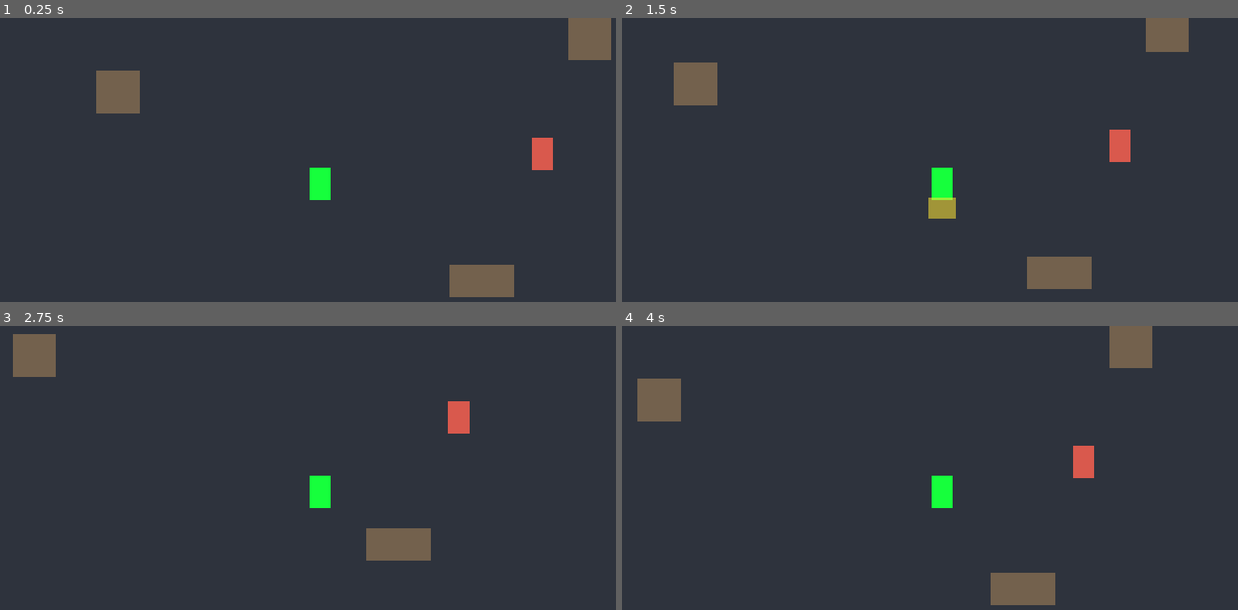
Above: before the commit, frames 1-4 (two rows, left to right).
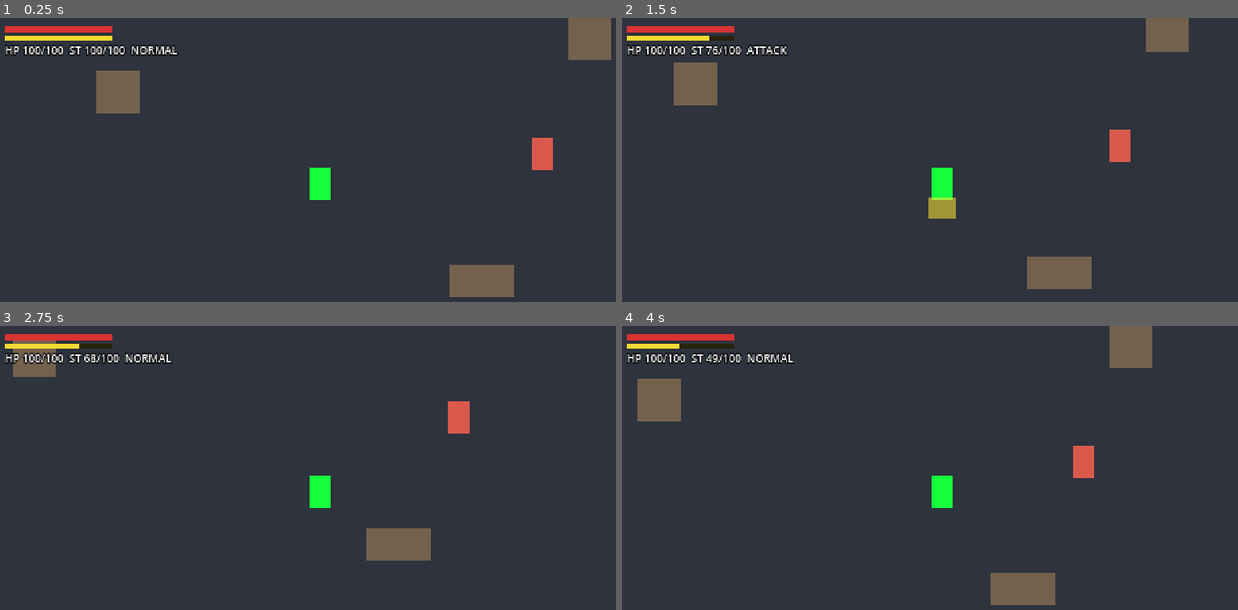
Above: after the commit, the same moments.

Repository: 7sda58/WEAPON_MASTERY_RPG
Game: Godot game, scene res://scenes/levels/test_arena.tscn
Two runs of this game, one before a commit and one after it. Both use one fixed random seed, a clock stepped at 60 frames per second and the inputs below.
Inputs (mouse positions are in pixels of both pictures, inside the frame that each line leads up to):
- Up to frame 1 (0.25 s): no input
- Up to frame 2 (1.5 s): tap Enter at 0.5 s; move the mouse to (1084, 182) at 0.52 s; hold D (move_right) 0.53-1.28 s; click (1084, 182) at 0.6 s; move the mouse to (812, 219) at 1.27 s; hold S (move_down) from 1.28 s (still down); click (812, 219) at 1.35 s
- Up to frame 3 (2.75 s): move the mouse to (381, 428) at 2.02 s; release S (move_down) at 2.03 s; hold D (move_right) from 2.03 s (still down); click (381, 428) at 2.1 s
- Up to frame 4 (4 s): move the mouse to (911, 581) at 2.77 s; release D (move_right) at 2.78 s; hold W (move_up) 2.78-3.53 s; click (911, 581) at 2.85 s; move the mouse to (1133, 561) at 3.52 s; hold A (move_left) from 3.53 s (still down); click (1133, 561) at 3.6 s

The runs differ from the first frame. In frame 1, 1.5% of the frame differs, in the area x 0-30%, y 2-14%; in frame 2, 1.4%; in frame 3, 1.5%; in frame 4, 1.4%.

Commit message:
2.9-2.10: basic attack, hitbox/hurtbox, debug HUD, damage numbers

Diff:
--- a/scenes/characters/player.tscn
+++ b/scenes/characters/player.tscn
@@ -4,6 +4,7 @@
 [ext_resource type="Script" uid="uid://c8w3mb7rf3rf2" path="res://scripts/systems/health_component.gd" id="2_76oj4"]
 [ext_resource type="Script" uid="uid://bxtt5yod824rp" path="res://scripts/systems/stamina_component.gd" id="3_dyp2m"]
 [ext_resource type="Script" uid="uid://jd5ntudx72d2" path="res://scripts/systems/hitbox.gd" id="4_hitbox"]
+[ext_resource type="PackedScene" uid="uid://iy6fx8pkwjeq" path="res://scenes/ui/debug_hud.tscn" id="5_atpat"]
 
 [sub_resource type="RectangleShape2D" id="RectangleShape2D_5kudm"]
 size = Vector2(12, 8)
@@ -33,7 +34,7 @@
 [node name="StaminaComponent" type="Node" parent="." unique_id=1427229094]
 script = ExtResource("3_dyp2m")
 
-[node name="Hitbox" type="Area2D" parent="."]
+[node name="Hitbox" type="Area2D" parent="." unique_id=1645234303]
 position = Vector2(0, -10)
 collision_layer = 0
 collision_mask = 4
@@ -41,11 +42,11 @@
 monitorable = false
 script = ExtResource("4_hitbox")
 
-[node name="CollisionShape2D" type="CollisionShape2D" parent="Hitbox"]
+[node name="CollisionShape2D" type="CollisionShape2D" parent="Hitbox" unique_id=206914884]
 position = Vector2(16, 0)
 shape = SubResource("Shape_hitbox")
 
-[node name="Visual" type="ColorRect" parent="Hitbox"]
+[node name="Visual" type="ColorRect" parent="Hitbox" unique_id=1522980979]
 visible = false
 offset_left = 8.0
 offset_top = -10.0
@@ -53,3 +54,5 @@
 offset_bottom = 10.0
 mouse_filter = 2
 color = Color(1, 0.9, 0.2, 0.55)
+
+[node name="DebugHUD" parent="." unique_id=1742191276 instance=ExtResource("5_atpat")]
